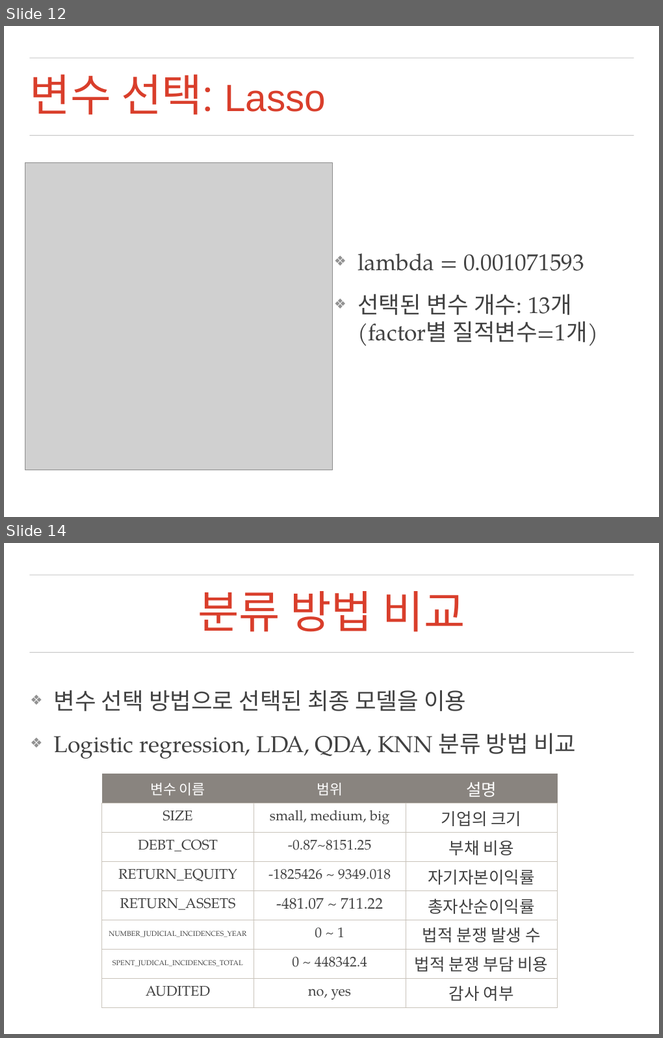
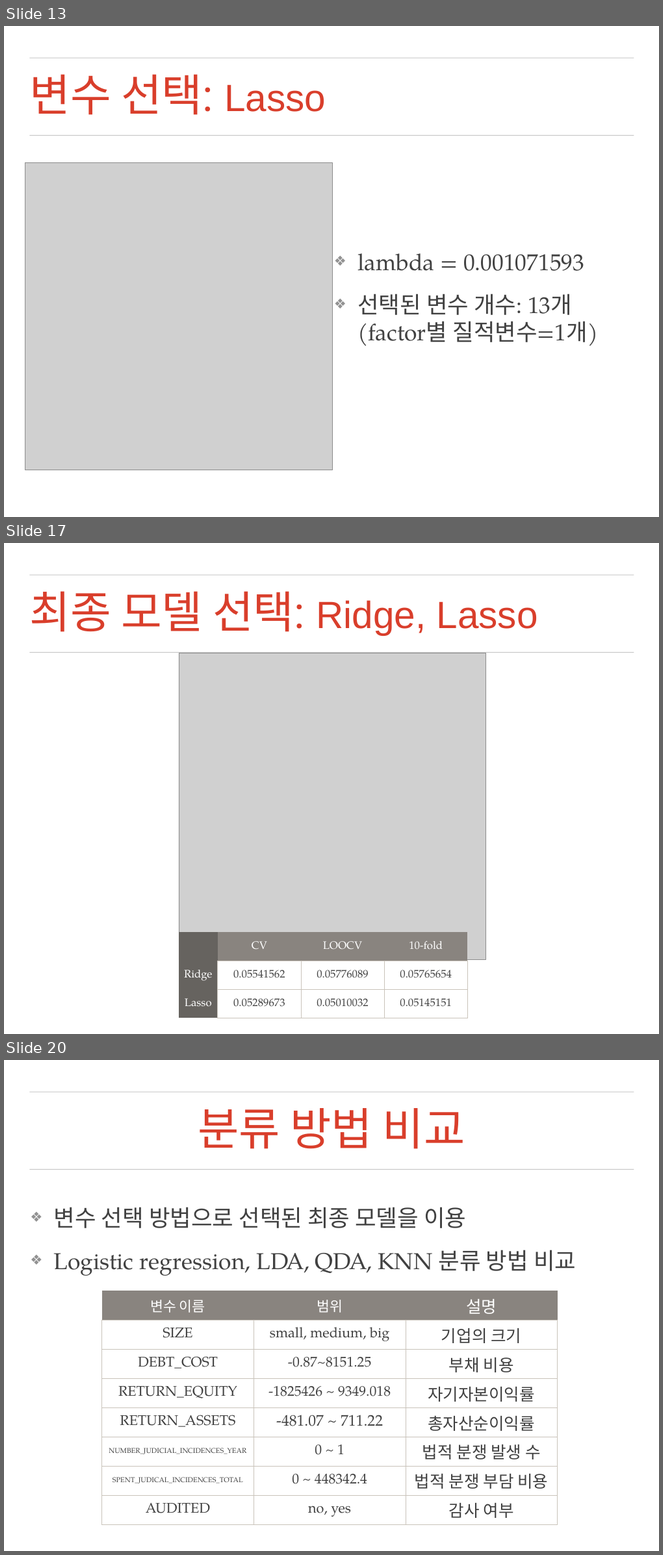
Before and after one commit to mrlee23/bankruptcy-prediction, a slide deck: presentation.pptx. Shown one above the other, each under a label of ours: slides 12 and 14 before the commit, slides 13, 17 and 20 after it; the slides between them are not shown. The pictures are 663x1038 and 663x1555 pixels, drawn with LibreOffice and Linux fonts; fonts in the diff are those of the drawing; grey boxes stand for pictures; background and template pictures are left out. Boxes give left, top, right and bottom in pixels: in the first picture for what was removed or moved away, otherwise in the second. Text is boxed around its words. In the diff, an @@ line names an element or a change of style, - is before the commit and + after.

```diff
--- a/presentation.pptx
+++ b/presentation.pptx
@@ slide 17 added at <box>4,543,659,1034</box>, background picture (left out); not listed: 2 template elements that a slide beside it also shows @@
@@ title added at <box>29,591,538,635</box>, 59.4 pt, text #D93E2B @@
+최종 모델 선택: Ridge, Lasso
@@ picture added at <box>179,653,486,960</box> @@
@@ table added at <box>179,933,468,1019</box>, 3 rows, 4 columns @@
+ | CV | LOOCV | 10-fold
+Ridge | 0.05541562 | 0.05776089 | 0.05765654
+Lasso | 0.05289673 | 0.05010032 | 0.05145151
@@ what was slide 12 is now slide 13 @@
@@ what was slide 14 is now slide 20 @@
```
Also in this commit, not shown: 1 slide changed, 5 other slides added, 1 other file.
